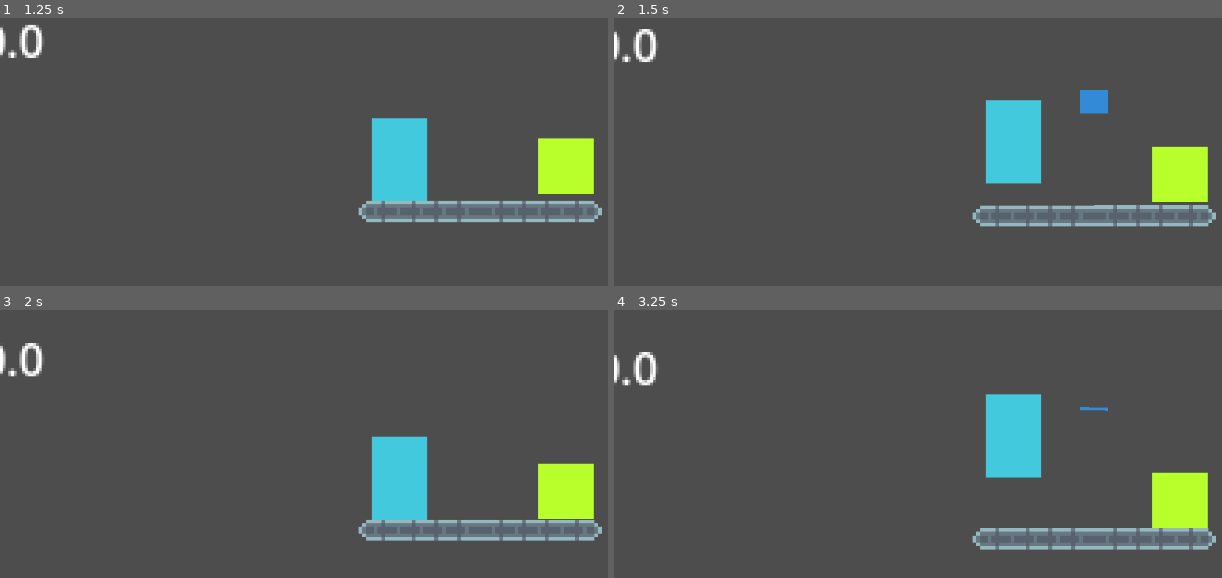
Above: before the commit, frames 1-4 (two rows, left to right).
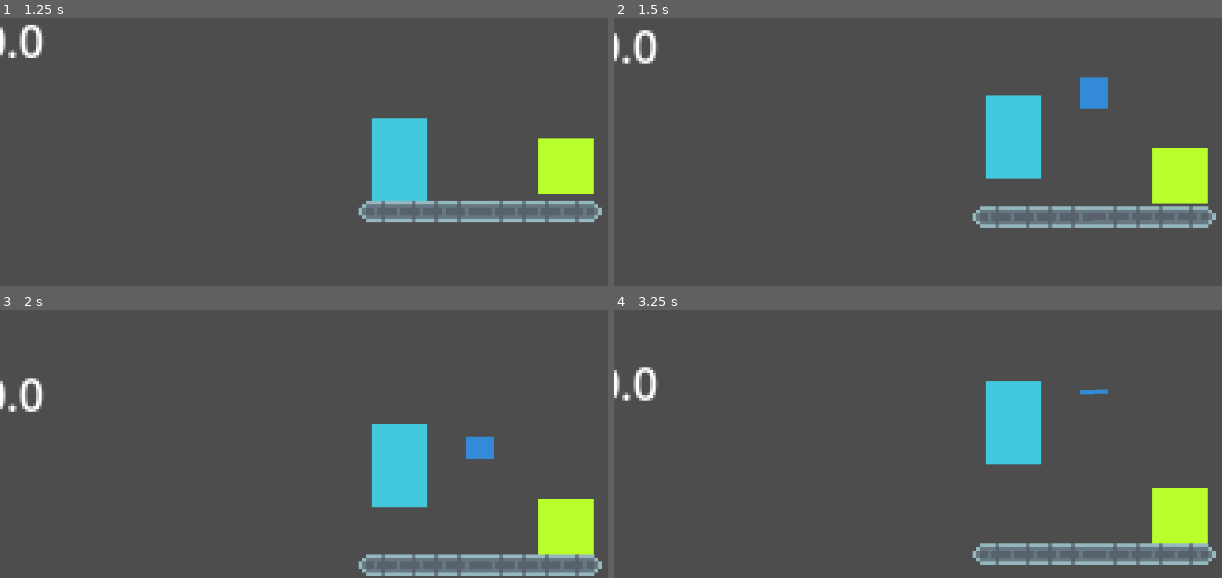
Above: after the commit, the same moments.

Repository: HercMakesThings/godot_platformer_study
Game: Godot game, scene res://scenes/game.tscn
Two runs of this game, one before a commit and one after it. Both use one fixed random seed, a clock stepped at 60 frames per second and the inputs below.
Inputs (mouse positions are in pixels of both pictures, inside the frame that each line leads up to):
- Up to frame 1 (1.25 s): move the mouse to (577, 39) at 0.52 s; press the mouse at (577, 39) at 0.53 s; hold D (run_right_test) from 0.53 s (still down); tap W (up_input_test) at 0.77 s
- Up to frame 2 (1.5 s): keep holding D (run_right_test); tap Enter at 1.25 s; move the mouse to (851, 85) at 1.27 s; release the mouse at (851, 85) at 1.28 s; tap Space (btn_3) at 1.35 s
- Up to frame 3 (2 s): keep holding D (run_right_test); tap W (up_input_test) at 1.52 s
- Up to frame 4 (3.25 s): move the mouse to (outside the picture) at 2.02 s; release D (run_right_test) at 2.03 s; press the mouse at (outside the picture) at 2.03 s; hold A (run_left_test) 2.03-2.78 s; move the mouse to (972, 444) at 2.77 s; release the mouse at (972, 444) at 2.78 s; hold D (run_right_test) from 2.78 s (still down); tap Space (btn_3) at 2.85 s; tap W (up_input_test) at 3.02 s

Frame 1 is identical in both runs. In frame 2, 1.9% of the frame differs, in the area x 0-100%, y 4-79%; in frame 3, 10%, in the area x 0-100%, y 12-100%; in frame 4, 7.4%.

Commit message:
more movement physics adjustments

Diff:
--- a/project.godot
+++ b/project.godot
@@ -81,21 +81,25 @@
 left_stick_left={
 "deadzone": 0.5,
 "events": [Object(InputEventJoypadMotion,"resource_local_to_scene":false,"resource_name":"","device":-1,"axis":0,"axis_value":-1.0,"script":null)
+, Object(InputEventJoypadButton,"resource_local_to_scene":false,"resource_name":"","device":-1,"button_index":13,"pressure":0.0,"pressed":true,"script":null)
 ]
 }
 left_stick_right={
 "deadzone": 0.5,
 "events": [Object(InputEventJoypadMotion,"resource_local_to_scene":false,"resource_name":"","device":-1,"axis":0,"axis_value":1.0,"script":null)
+, Object(InputEventJoypadButton,"resource_local_to_scene":false,"resource_name":"","device":-1,"button_index":14,"pressure":0.0,"pressed":true,"script":null)
 ]
 }
 left_stick_up={
 "deadzone": 0.5,
 "events": [Object(InputEventJoypadMotion,"resource_local_to_scene":false,"resource_name":"","device":-1,"axis":1,"axis_value":-1.0,"script":null)
+, Object(InputEventJoypadButton,"resource_local_to_scene":false,"resource_name":"","device":-1,"button_index":11,"pressure":0.0,"pressed":true,"script":null)
 ]
 }
 left_stick_down={
 "deadzone": 0.5,
 "events": [Object(InputEventJoypadMotion,"resource_local_to_scene":false,"resource_name":"","device":-1,"axis":1,"axis_value":1.0,"script":null)
+, Object(InputEventJoypadButton,"resource_local_to_scene":false,"resource_name":"","device":-1,"button_index":12,"pressure":0.0,"pressed":true,"script":null)
 ]
 }
 right_stick_left={
@@ -121,11 +125,13 @@
 guard_left={
 "deadzone": 0.5,
 "events": [Object(InputEventJoypadMotion,"resource_local_to_scene":false,"resource_name":"","device":-1,"axis":4,"axis_value":1.0,"script":null)
+, Object(InputEventJoypadButton,"resource_local_to_scene":false,"resource_name":"","device":-1,"button_index":7,"pressure":0.0,"pressed":true,"script":null)
 ]
 }
 guard_right={
 "deadzone": 0.5,
 "events": [Object(InputEventJoypadMotion,"resource_local_to_scene":false,"resource_name":"","device":-1,"axis":5,"axis_value":1.0,"script":null)
+, Object(InputEventJoypadButton,"resource_local_to_scene":false,"resource_name":"","device":-1,"button_index":8,"pressure":0.0,"pressed":true,"script":null)
 ]
 }
 btn_0={
--- a/scripts/movement_component.gd
+++ b/scripts/movement_component.gd
@@ -14,19 +14,20 @@
 @export var ecb: EnvironmentCollisionBox
 @export var contact_point: RayCast2D
 
-@export var dash_speed := 50.0
+@export var dash_speed := 150.0
 @export var dash_time := 16
 @export var walk_speed := 15.0
-@export var run_speed := 50.0
-@export var MAX_SPEED := 150.0
-@export var MAX_WALK_SPD := 30.0
-@export var JUMP_VELOCITY := -200.0
+@export var run_speed := 45.0
+@export var MAX_SPEED := 200.0
+@export var MAX_AIR_SPEED := 175.0
+@export var MAX_WALK_SPD := 60.0
+@export var JUMP_VELOCITY := -250.0
 @export var LANDING_LAG := 3
 @export var mass := 5.0
 @export var fr_force := Vector2.ZERO
 @export var fr_threshold := 20.0
-@export_range(0.0, 1, 0.05) var friction := 0.95
-@export_range(0.0, 1, 0.05) var air_friction := 0.45
+@export_range(0.0, 1, 0.05) var friction := 0.6
+@export_range(0.0, 1, 0.05) var air_friction := 0.075
 @export var TERMINAL_VELOCITY := 350.0
 @export var extra_jump := 1
 
@@ -86,10 +87,10 @@
 		elif direction.x < 0.0:
 			orientation = -1
 	#print("curr state val: " + str(current_state))
-	#print("direction.x: " + str(direction.x))
-	print("direction.y: " + str(direction.y))
+	print("direction.x: " + str(direction.x))
+	#print("direction.y: " + str(direction.y))
 	#print("orientation: " + str(orientation))
-	print("full crouch threshold: " + str(-deadzone + -crouch_thresh))
+	#print("full crouch threshold: " + str(-deadzone + -crouch_thresh))
 
 	if body.is_on_floor():
 		if !on_ground:
@@ -113,14 +114,20 @@
 	if (current_state == MoveState.WALK ||
 		current_state == MoveState.DASH ||
 		current_state == MoveState.RUN ||
-		current_state == MoveState.CROUCH):
+		current_state == MoveState.CROUCH ||
+		current_state == MoveState.LANDLAG):
 		if abs(direction.x) < deadzone:
-			body.velocity.x = move_toward(body.velocity.x, 0.0, decel * delta)
+			print("test!")
+			body.velocity.x = move_toward(body.velocity.x, 0.0, decel * delta * 5)
+			accel = accel.slerp(Vector2(0,0), 1)
 			if body.velocity.x == 0.0 && current_state != MoveState.CROUCH:
 				change_state(MoveState.IDLE)
 				print("current movement state: " + str(MoveState.keys()[current_state]))
 				return
 
+## Changes current state to @param new and resets frame count.
+## Recommended to early return immediately after calling this function
+## to prevent an unclean state change
 func change_state(new: MoveState):
 	current_state = new
 	frame = 0
@@ -134,7 +141,8 @@
 				if abs(direction.x) > deadzone:
 					change_state(MoveState.WALK)
 					return
-				body.velocity.x = move_toward(body.velocity.x, 0, 5)
+				#body.velocity.x = move_toward(body.velocity.x, 0.0, 5)
+				body.velocity.x = move_toward(body.velocity.x, 0.0, decel * delta)
 				accel = accel.lerp(Vector2(0,0), 1)
 				if will_jump:
 					will_jump = false
@@ -193,6 +201,7 @@
 					#body.velocity.x *= -1
 					#frame = 0
 					body.velocity.x = 0
+					accel.x = 0
 					change_state(MoveState.IDLE)
 					return
 				if frame >= dash_time:
@@ -231,7 +240,7 @@
 					elif orientation == 1:
 						model.play("walk_right")
 				if abs(body.velocity.x) < MAX_SPEED:
-					apply_force(Vector2(dash_speed, 0))
+					apply_force(Vector2(run_speed, 0))
 					apply_accel(delta)
 				#else:
 					#body.velocity.x = MAX_SPEED * orientation
@@ -330,13 +339,15 @@
 				if extra_jump == 0:
 					extra_jump = 1
 			else:
-				if abs(body.velocity.x) < MAX_SPEED:
+				if abs(body.velocity.x) < MAX_AIR_SPEED:
 					apply_force(Vector2(dash_speed, 0))
 					apply_accel(delta)
 				elif direction.dot(body.velocity) < 0:
 					#apply_force(Vector2(dash_speed*0.005, 0))
 					#apply_accel(delta)
-					body.velocity = body.velocity.move_toward(Vector2.ZERO, decel * delta * 5)
+					#body.velocity = body.velocity.move_toward(Vector2.ZERO, decel * delta * 5)
+					body.velocity.x = move_toward(body.velocity.x, 0.0, decel * delta)
+					accel = accel.lerp(Vector2(0,0), 1)
 				#else:
 					#body.velocity.x = MAX_SPEED * orientation
 				if abs(direction.x) < deadzone:
@@ -352,7 +363,9 @@
 					change_state(MoveState.IDLE)
 					return
 				else:
-					body.velocity = body.velocity.lerp(Vector2(0,0), 0.1)
+					#body.velocity = body.velocity.lerp(Vector2(0,0), 0.1)
+					body.velocity.x = move_toward(body.velocity.x, 0.0, decel * delta)
+					accel = accel.lerp(Vector2(0,0), 1)
 			else:
 				on_ground = false
 				change_state(MoveState.AIRBORNE)
@@ -373,6 +386,10 @@
 				if direction.y >= -deadzone + -crouch_thresh:
 					change_state(MoveState.IDLE)
 					return
+				if will_jump:
+					will_jump = false
+					change_state(MoveState.JUMPSQUAT)
+					return
 			else:
 				on_ground = false
 				change_state(MoveState.AIRBORNE)
